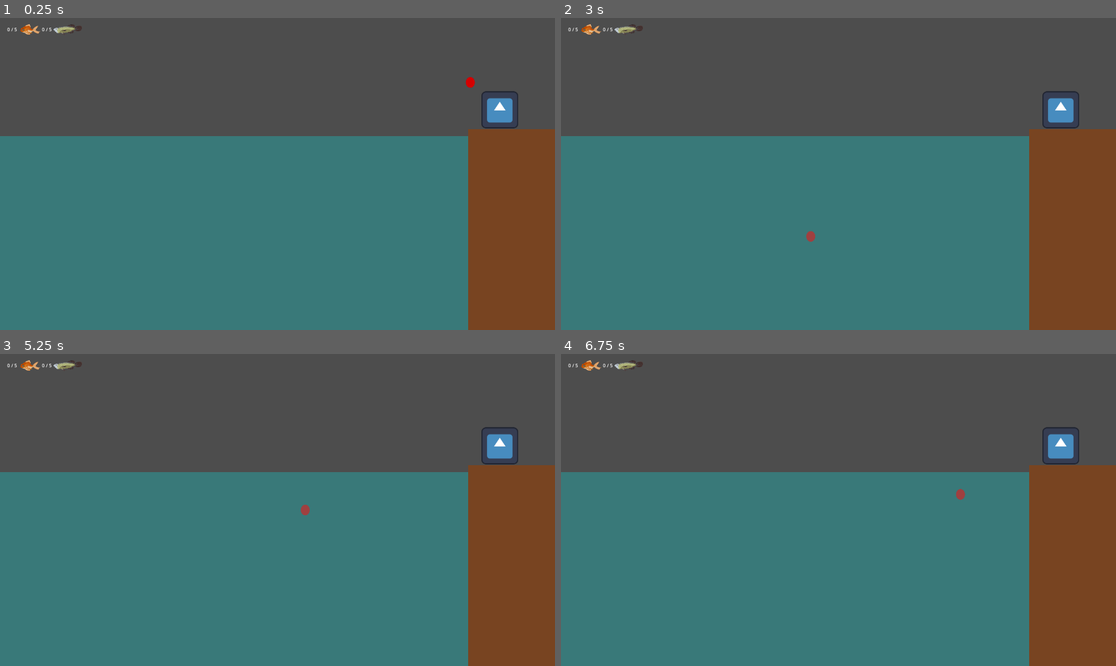
Above: before the commit, frames 1-4 (two rows, left to right).
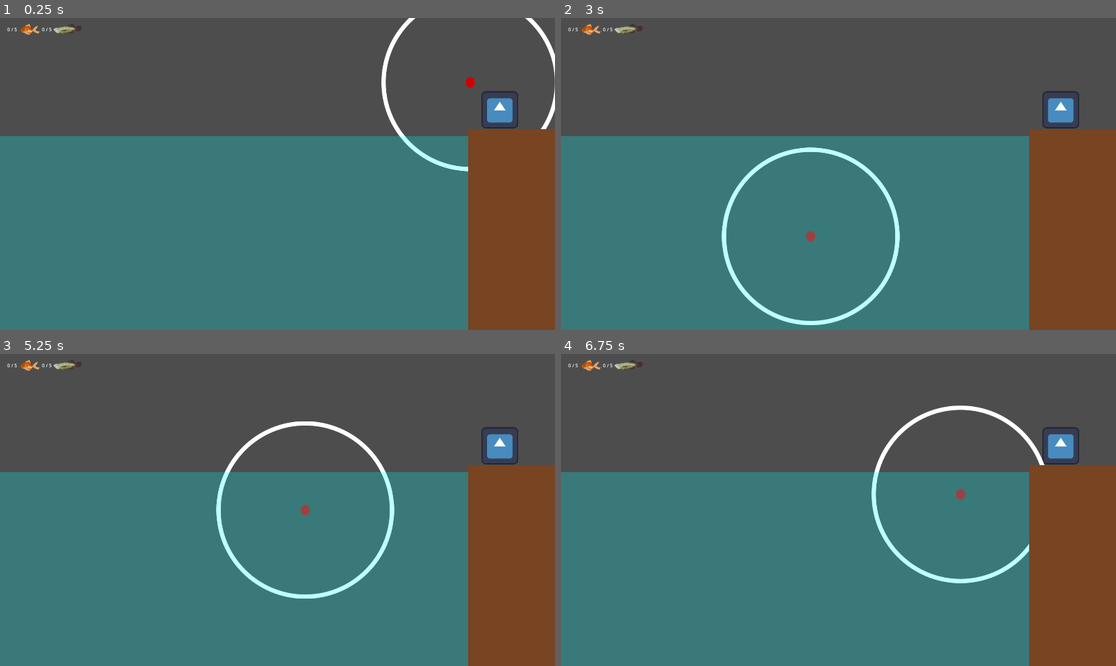
Above: after the commit, the same moments.

Repository: RajwolChapagain/Fishing-Mini-Game
Game: Godot game, scene res://main.tscn
Two runs of this game, one before a commit and one after it. Both use one fixed random seed, a clock stepped at 60 frames per second and the inputs below. The engine's default icon, where the game draws it, is replaced by a stand-in: a white triangle on a blue panel in a dark square.
Inputs (mouse positions are in pixels of both pictures, inside the frame that each line leads up to):
- Up to frame 1 (0.25 s): no input
- Up to frame 2 (3 s): tap Enter at 0.5, 2 s; move the mouse to (960, 158) at 0.52 s; press the mouse at (960, 158) at 0.53 s; tap Space at 1.25, 2.75 s; move the mouse to (727, 189) at 1.27 s; release the mouse at (727, 189) at 1.28 s; click (727, 189) at 1.35 s; move the mouse to (894, 105) at 2.02 s; press the mouse at (894, 105) at 2.03 s; move the mouse to (810, 236) at 2.77 s; release the mouse at (810, 236) at 2.78 s; click (810, 236) at 2.85 s
- Up to frame 3 (5.25 s): tap Enter at 3.5 s; move the mouse to (444, 556) at 3.52 s; press the mouse at (444, 556) at 3.53 s; tap Space at 4.25 s; move the mouse to (111, 463) at 4.27 s; release the mouse at (111, 463) at 4.28 s; click (111, 463) at 4.35 s; move the mouse to (305, 510) at 5.02 s; press the mouse at (305, 510) at 5.03 s
- Up to frame 4 (6.75 s): move the mouse to (755, 432) at 5.77 s; release the mouse at (755, 432) at 5.78 s; click (755, 432) at 5.85 s; move the mouse to (960, 494) at 6.52 s; press the mouse at (960, 494) at 6.53 s

The runs differ from the first frame. In frame 1, 0.8% of the frame differs, in the area x 68-100%, y 0-50%; in frame 2, 1.5%; in frame 3, 1.5%, in the area x 38-72%, y 21-79%; in frame 4, 1.3%.

Commit message:
Add spook radius sprite

Diff:
--- a/fisherman.tscn
+++ b/fisherman.tscn
@@ -1,8 +1,9 @@
-[gd_scene load_steps=6 format=3 uid="uid://bdoobp6pin4av"]
+[gd_scene load_steps=7 format=3 uid="uid://bdoobp6pin4av"]
 
 [ext_resource type="Texture2D" uid="uid://cyw5od4jmgyh" path="res://icon.svg" id="1_8otmp"]
 [ext_resource type="Script" path="res://fisherman.gd" id="2_jkpsw"]
 [ext_resource type="Texture2D" uid="uid://73joyn7u5fnm" path="res://bobber.svg" id="3_1a8p6"]
+[ext_resource type="Texture2D" uid="uid://qarx4tdy6i8o" path="res://spook_radius.svg" id="4_1ccs1"]
 
 [sub_resource type="CircleShape2D" id="CircleShape2D_qbt2u"]
 radius = 19.105
@@ -32,4 +33,7 @@
 shape = SubResource("CircleShape2D_2pj1u")
 debug_color = Color(0.937255, 0.152941, 0.498039, 0.419608)
 
+[node name="Sprite2D" type="Sprite2D" parent="Bobber/SpookRadius"]
+texture = ExtResource("4_1ccs1")
+
 [connection signal="area_entered" from="Bobber" to="." method="_on_bobber_area_entered"]
--- /dev/null
+++ b/spook_radius.svg
@@ -0,0 +1,49 @@
+<?xml version="1.0" encoding="UTF-8" standalone="no"?>
+<!-- Created with Inkscape (http://www.inkscape.org/) -->
+
+<svg
+   width="615"
+   height="615"
+   viewBox="0 0 162.71875 162.71875"
+   version="1.1"
+   id="svg1"
+   inkscape:version="1.3.1 (91b66b0783, 2023-11-16)"
+   sodipodi:docname="Fishing Mini-Game Items.svg"
+   xmlns:inkscape="http://www.inkscape.org/namespaces/inkscape"
+   xmlns:sodipodi="http://sodipodi.sourceforge.net/DTD/sodipodi-0.dtd"
+   xmlns="http://www.w3.org/2000/svg"
+   xmlns:svg="http://www.w3.org/2000/svg">
+  <sodipodi:namedview
+     id="namedview1"
+     pagecolor="#ffffff"
+     bordercolor="#000000"
+     borderopacity="0.25"
+     inkscape:showpageshadow="2"
+     inkscape:pageopacity="0.0"
+     inkscape:pagecheckerboard="true"
+     inkscape:deskcolor="#d1d1d1"
+     inkscape:document-units="px"
+     inkscape:zoom="2.8284272"
+     inkscape:cx="135.41095"
+     inkscape:cy="1068.0848"
+     inkscape:window-width="1600"
+     inkscape:window-height="930"
+     inkscape:window-x="-6"
+     inkscape:window-y="-6"
+     inkscape:window-maximized="1"
+     inkscape:current-layer="layer1" />
+  <defs
+     id="defs1" />
+  <g
+     inkscape:label="Layer 1"
+     inkscape:groupmode="layer"
+     id="layer1"
+     transform="translate(176.02625,33.464683)">
+    <circle
+       style="fill:none;stroke:#ffffff;stroke-width:3.96875;stroke-dasharray:none"
+       id="path2"
+       cx="-94.666862"
+       cy="47.894691"
+       r="79.375" />
+  </g>
+</svg>
Not shown, added: spook_radius.svg.import
